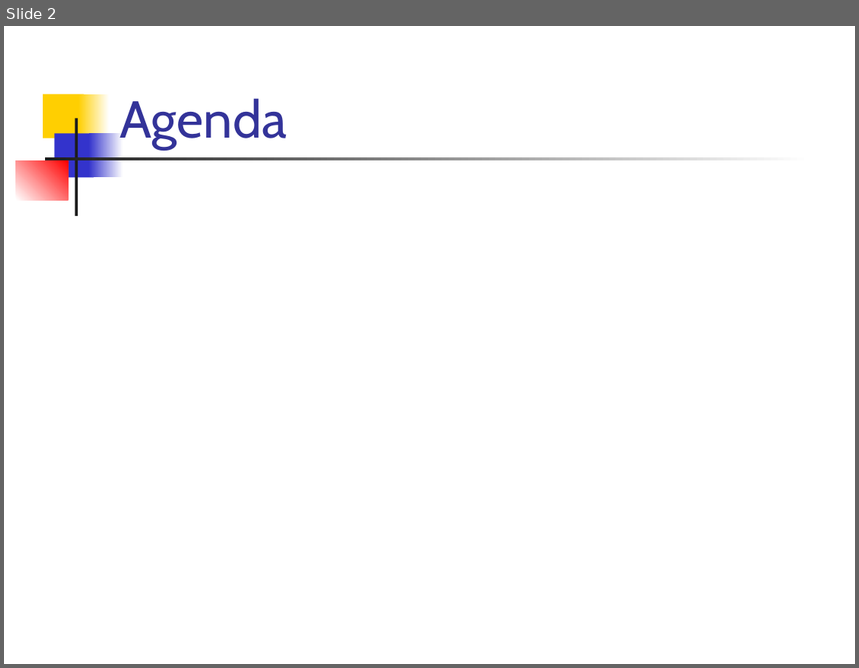
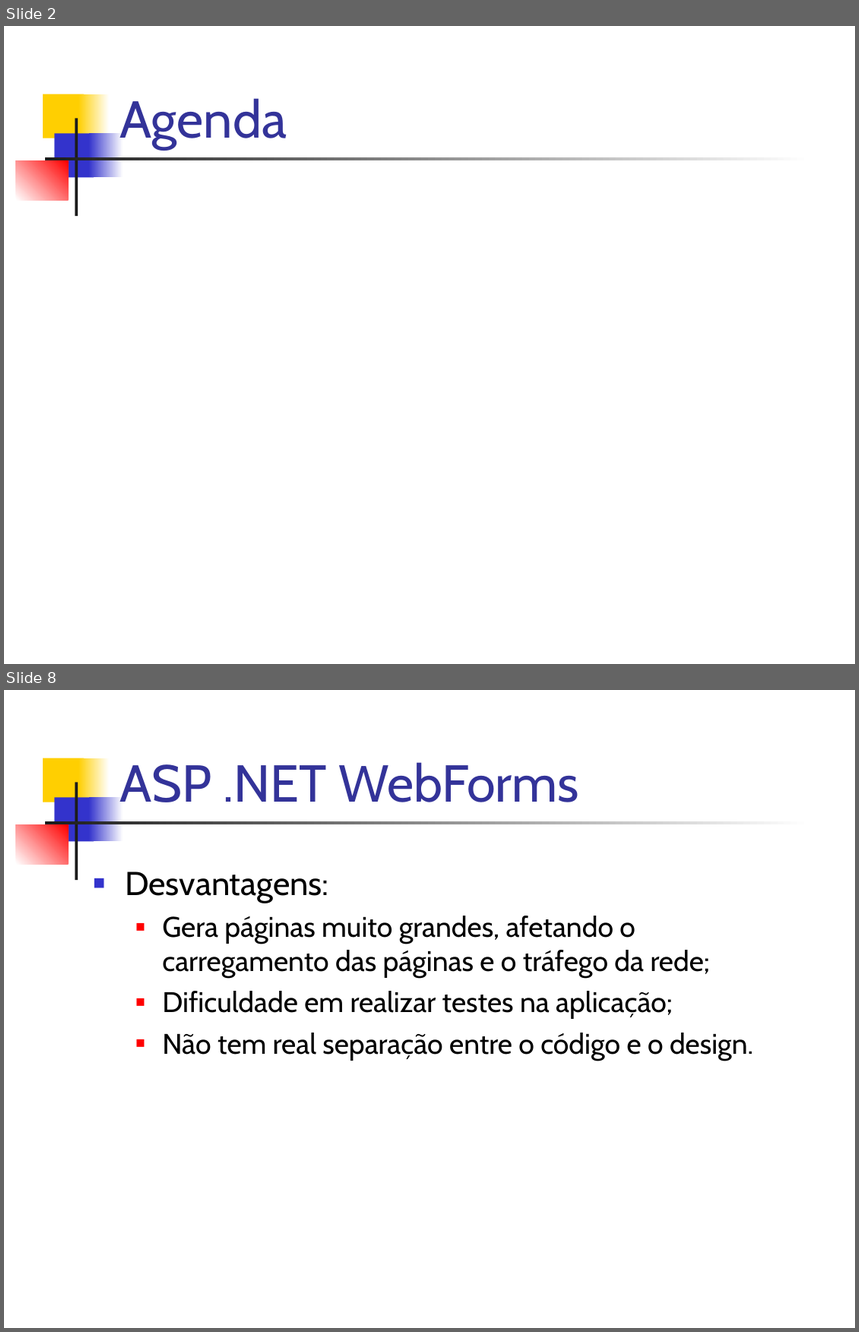
Before and after one commit to dssika/mini-curso-asp-net-mvc3, a slide deck: Slide/Mini Curso.ppt. Shown one above the other, each under a label of ours: slide 2 before the commit, slides 2 and 8 after it; the slides between them are not shown. The pictures are 859x668 and 859x1332 pixels, drawn with LibreOffice and Linux fonts; fonts in the diff are those of the drawing. Boxes give left, top, right and bottom in pixels: in the first picture for what was removed or moved away, otherwise in the second. Text is boxed around its words. In the diff, an @@ line names an element or a change of style, - is before the commit and + after.

```diff
--- a/Slide/Mini Curso.ppt
+++ b/Slide/Mini Curso.ppt
@@ slide 8 added at (4,690,855,1328), background #FFFFFF; not listed: 7 template elements that a slide beside it also shows @@
@@ title added at (120,762,579,802), 44 pt, text #333399 @@
+ASP .NET WebForms
@@ text added at (125,872,753,1060), 24 pt, text #000000 @@
+■ Desvantagens:
+  ■ Gera páginas muito grandes, afetando o carregamento das páginas e o tráfego da rede;
+  ■ Dificuldade em realizar testes na aplicação;
+  ■ Não tem real separação entre o código e o design.
```
Also in this commit, not shown: 2 slides changed, 6 other slides added, 2 other files.
